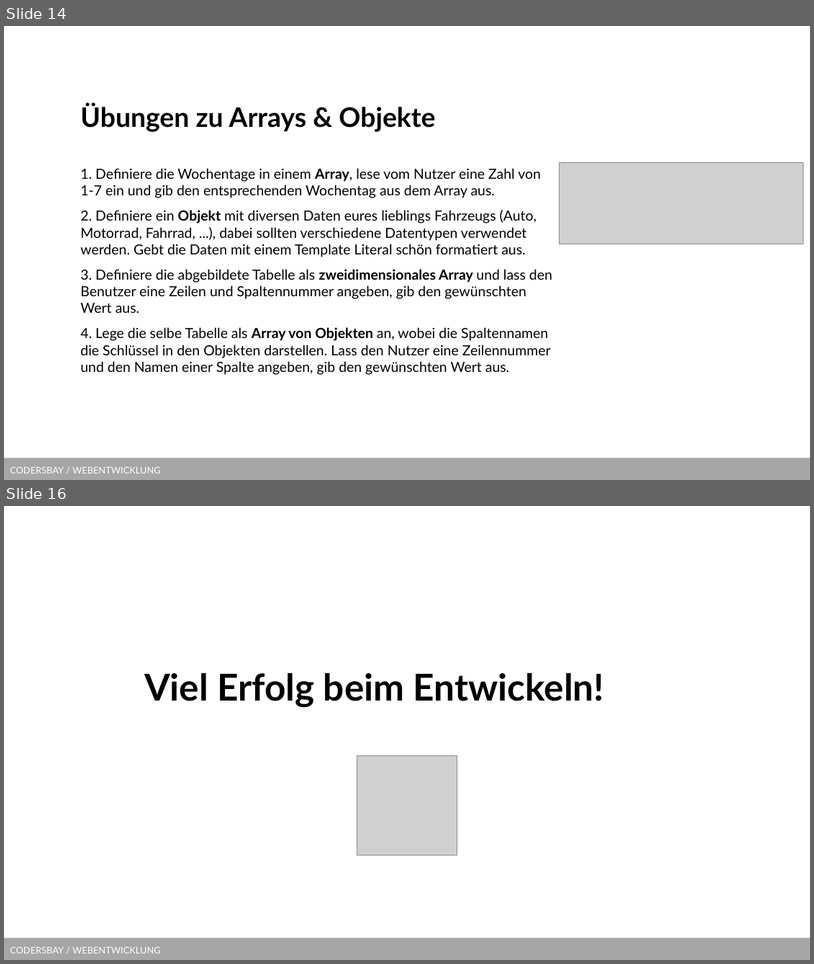
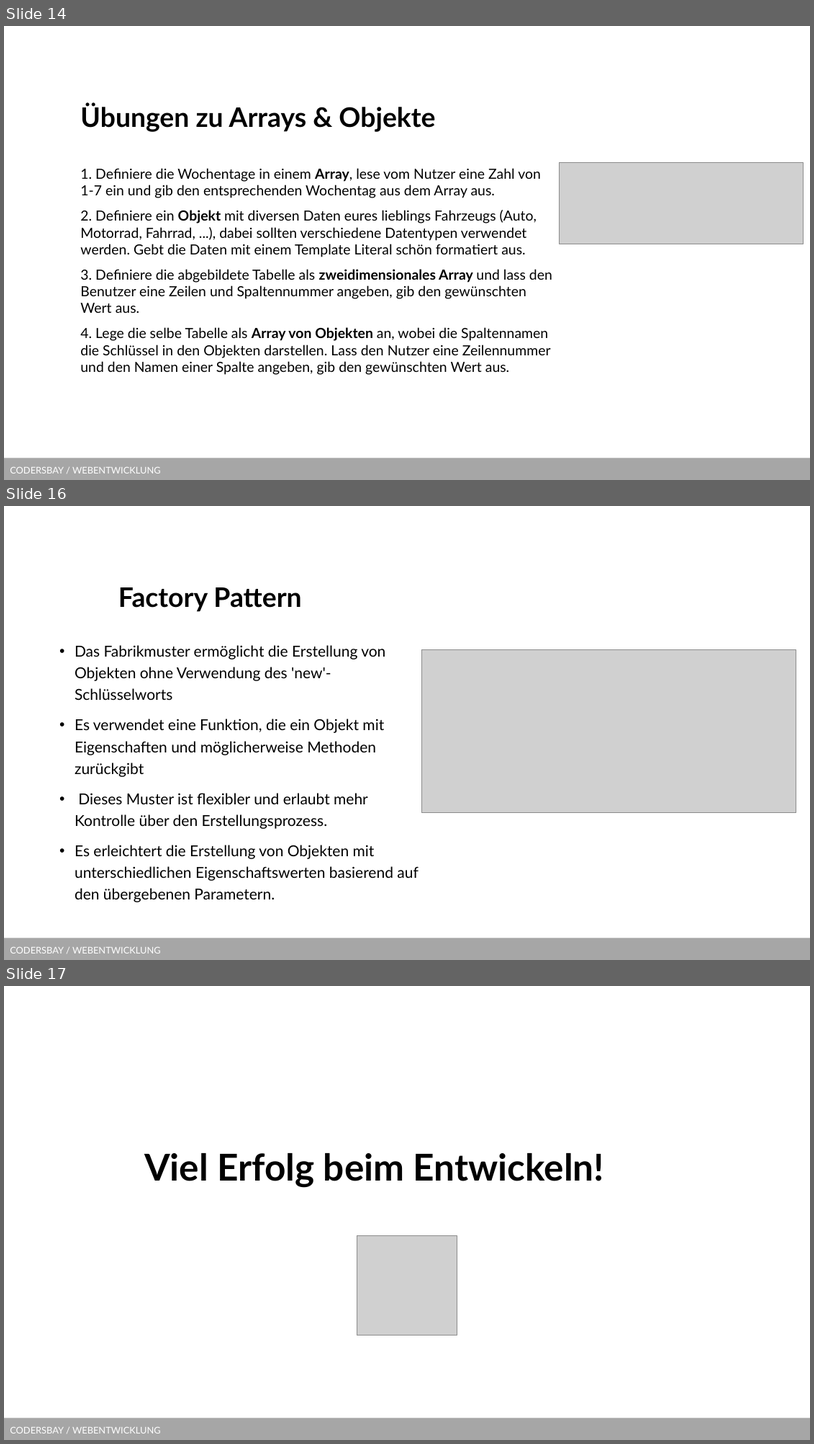
Before and after one commit to kodo89/Webentwicklung_23_24, a slide deck: 7. Javascript/Slides/JS Arrays und Objekte.pptx. Shown one above the other, each under a label of ours: slides 14 and 16 before the commit, slides 14, 16 and 17 after it; the slides between them are not shown. The pictures are 814x964 and 814x1444 pixels, drawn with LibreOffice and Linux fonts; fonts in the diff are those of the drawing; grey boxes stand for pictures; background and template pictures are left out. Boxes give left, top, right and bottom in pixels: in the first picture for what was removed or moved away, otherwise in the second. Text is boxed around its words. In the diff, an @@ line names an element or a change of style, - is before the commit and + after.

Commit message:
Nachtrag Arrays und Objekte

```diff
--- a/7. Javascript/Slides/JS Arrays und Objekte.pptx
+++ b/7. Javascript/Slides/JS Arrays und Objekte.pptx
@@ slide 16 added at box(4, 506, 810, 960), background #FFFFFF; not listed: 1 template element that a slide beside it also shows @@
@@ title added at box(118, 587, 301, 612), 32 pt, text #000000, bold @@
+Factory Pattern
@@ text added at box(75, 645, 418, 902), 18 pt, text #000000 @@
+• Das Fabrikmuster ermöglicht die Erstellung von Objekten ohne Verwendung des 'new'-Schlüsselworts
+• Es verwendet eine Funktion, die ein Objekt mit Eigenschaften und möglicherweise Methoden zurückgibt
+• Dieses Muster ist flexibler und erlaubt mehr Kontrolle über den Erstellungsprozess.
+• Es erleichtert die Erstellung von Objekten mit unterschiedlichen Eigenschaftswerten basierend auf den übergebenen Parametern.
@@ picture added at box(422, 650, 797, 813) @@
@@ what was slide 16 is now slide 17 @@
```
Also in this commit, not shown: 1 other slide added, 1 slide removed.
